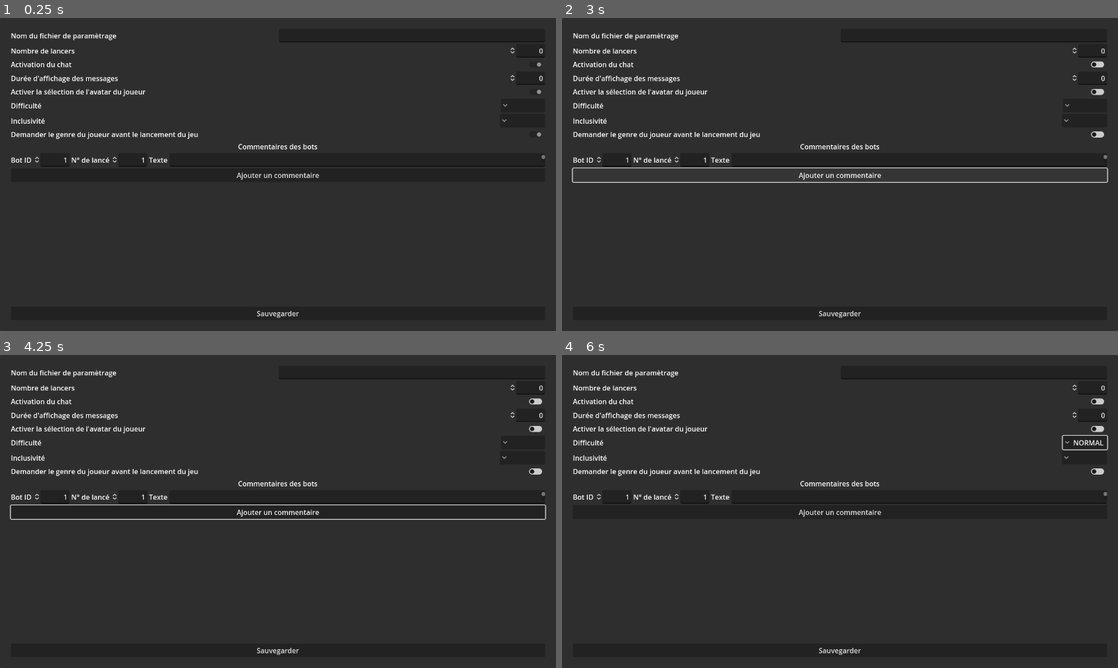
Above: before the commit, frames 1-4 (two rows, left to right).
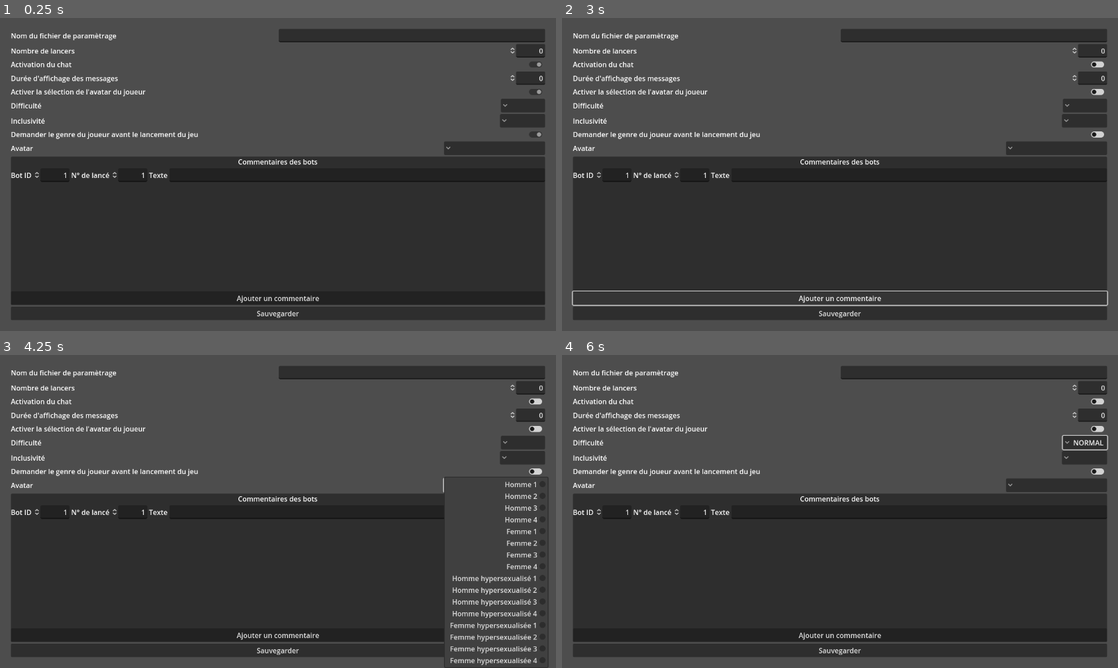
Above: after the commit, the same moments.

Repository: MrSoubi/CyberBall_Configurator
Game: Godot game, scene res://Scenes/application.tscn
The game is run twice, just before and just after one commit, with the same random seed, the same clock (stepped at 60 frames per second) and the same inputs. Before the commit the project starts from res://TestScene.tscn.
Inputs (mouse positions are in pixels of both pictures, inside the frame that each line leads up to):
- Up to frame 1 (0.25 s): no input
- Up to frame 2 (3 s): click (1095, 64) at 0.5 s; click (1095, 93) at 1.25 s; click (1095, 133) at 2 s; click "Ajouter un commentaire" at 2.75 s
- Up to frame 3 (4.25 s): click (494, 486) at 3.52 s
- Up to frame 4 (6 s): click "Sauvegarder" at 4.25 s; click (1084, 442) at 5 s; click (1084, 458) at 5.75 s

The runs differ from the first frame. In frame 1, 46% of the frame differs, in the area x 0-100%, y 0-100%; in frame 2, 47%; in frame 3, 49%; in frame 4, 46%.
Error after the commit: Attempt to call function 'store_string' in base 'null instance' on a null instance. (res://Scripts/file_system.gd:6)

Commit message:
commit

Diff:
--- a/AppManager.gd
+++ /dev/null
@@ -1,3 +0,0 @@
-extends Control
-
-@export var settings: GameSettings
--- /dev/null
+++ b/Data/game_settings.tres
@@ -0,0 +1,17 @@
+[gd_resource type="Resource" script_class="GameSettings" load_steps=3 format=3 uid="uid://dy0dvg3i4ymyh"]
+
+[ext_resource type="Script" path="res://Scripts/Resources/commentary.gd" id="1_qqxgc"]
+[ext_resource type="Script" path="res://Scripts/Resources/game_settings.gd" id="2_1mjqj"]
+
+[resource]
+script = ExtResource("2_1mjqj")
+setting_name = ""
+nb_throws = 0
+is_chat_enabled = false
+default_chat_message_duration = 0.0
+is_avatar_selection_enabled = false
+avatar_selection = 0
+difficulty = 0
+inclusivity = 0
+is_gender_question_enabled = false
+comments = Array[ExtResource("1_qqxgc")]([])
--- a/TestScene.tscn
+++ b/Scenes/UI.tscn
@@ -1,21 +1,10 @@
-[gd_scene load_steps=4 format=3 uid="uid://dq08h82adx2r1"]
-
-[ext_resource type="Script" path="res://AppManager.gd" id="1_ttx1r"]
-[ext_resource type="Script" path="res://game_settings.gd" id="2_unxrg"]
-
-[sub_resource type="Resource" id="Resource_r743m"]
-script = ExtResource("2_unxrg")
-setting_name = ""
-nb_throws = 30
-is_chat_enabled = true
-default_chat_message_duration = 2.0
-is_avatar_selection_enabled = false
-difficulty = 0
-inclusivity = 0
-is_gender_question_enabled = false
-comments = Array[Resource]([])
-
-[node name="Control" type="Control"]
+[gd_scene load_steps=3 format=3 uid="uid://dq08h82adx2r1"]
+
+[ext_resource type="Script" path="res://Scripts/ui.gd" id="1_osdkc"]
+
+[sub_resource type="StyleBoxEmpty" id="StyleBoxEmpty_otrgp"]
+
+[node name="UI" type="Control"]
 layout_mode = 3
 anchors_preset = 15
 anchor_right = 1.0
@@ -24,8 +13,7 @@
 grow_vertical = 2
 size_flags_horizontal = 3
 size_flags_vertical = 3
-script = ExtResource("1_ttx1r")
-settings = SubResource("Resource_r743m")
+script = ExtResource("1_osdkc")
 
 [node name="PanelContainer" type="PanelContainer" parent="."]
 layout_mode = 1
@@ -34,6 +22,7 @@
 anchor_bottom = 1.0
 grow_horizontal = 2
 grow_vertical = 2
+theme_override_styles/panel = SubResource("StyleBoxEmpty_otrgp")
 
 [node name="MarginContainer" type="MarginContainer" parent="PanelContainer"]
 layout_mode = 2
@@ -161,56 +150,124 @@
 layout_direction = 3
 layout_mode = 2
 
-[node name="PanelContainer" type="VBoxContainer" parent="PanelContainer/MarginContainer/VBoxContainer"]
-layout_mode = 2
-size_flags_vertical = 3
-
-[node name="Label" type="Label" parent="PanelContainer/MarginContainer/VBoxContainer/PanelContainer"]
+[node name="Avatar" type="HBoxContainer" parent="PanelContainer/MarginContainer/VBoxContainer/GridContainer"]
+layout_mode = 2
+size_flags_horizontal = 3
+
+[node name="Label" type="Label" parent="PanelContainer/MarginContainer/VBoxContainer/GridContainer/Avatar"]
+layout_mode = 2
+size_flags_horizontal = 3
+text = "Avatar"
+
+[node name="AvatarChoice" type="OptionButton" parent="PanelContainer/MarginContainer/VBoxContainer/GridContainer/Avatar"]
+layout_direction = 3
+layout_mode = 2
+item_count = 16
+popup/item_0/text = "Homme 1"
+popup/item_1/text = "Homme 2"
+popup/item_1/id = 1
+popup/item_2/text = "Homme 3"
+popup/item_2/id = 2
+popup/item_3/text = "Homme 4"
+popup/item_3/id = 3
+popup/item_4/text = "Femme 1"
+popup/item_4/id = 4
+popup/item_5/text = "Femme 2"
+popup/item_5/id = 5
+popup/item_6/text = "Femme 3"
+popup/item_6/id = 6
+popup/item_7/text = "Femme 4"
+popup/item_7/id = 8
+popup/item_8/text = "Homme hypersexualisé 1"
+popup/item_8/id = 9
+popup/item_9/text = "Homme hypersexualisé 2"
+popup/item_9/id = 10
+popup/item_10/text = "Homme hypersexualisé 3"
+popup/item_10/id = 11
+popup/item_11/text = "Homme hypersexualisé 4"
+popup/item_11/id = 12
+popup/item_12/text = "Femme hypersexualisée 1"
+popup/item_12/id = 13
+popup/item_13/text = "Femme hypersexualisée 2"
+popup/item_13/id = 14
+popup/item_14/text = "Femme hypersexualisée 3"
+popup/item_14/id = 15
+popup/item_15/text = "Femme hypersexualisée 4"
+popup/item_15/id = 16
+
+[node name="CommentsContainer" type="PanelContainer" parent="PanelContainer/MarginContainer/VBoxContainer"]
+layout_mode = 2
+size_flags_vertical = 3
+
+[node name="PanelContainer" type="VBoxContainer" parent="PanelContainer/MarginContainer/VBoxContainer/CommentsContainer"]
+layout_mode = 2
+size_flags_vertical = 3
+
+[node name="Label" type="Label" parent="PanelContainer/MarginContainer/VBoxContainer/CommentsContainer/PanelContainer"]
 layout_mode = 2
 text = "Commentaires des bots"
 horizontal_alignment = 1
 
-[node name="Commentary" type="HBoxContainer" parent="PanelContainer/MarginContainer/VBoxContainer/PanelContainer"]
-layout_mode = 2
-size_flags_horizontal = 3
-
-[node name="Label" type="Label" parent="PanelContainer/MarginContainer/VBoxContainer/PanelContainer/Commentary"]
+[node name="ScrollContainer" type="ScrollContainer" parent="PanelContainer/MarginContainer/VBoxContainer/CommentsContainer/PanelContainer"]
+layout_mode = 2
+size_flags_vertical = 3
+
+[node name="VBoxContainer" type="VBoxContainer" parent="PanelContainer/MarginContainer/VBoxContainer/CommentsContainer/PanelContainer/ScrollContainer"]
+layout_mode = 2
+size_flags_horizontal = 3
+size_flags_vertical = 3
+
+[node name="Commentary" type="HBoxContainer" parent="PanelContainer/MarginContainer/VBoxContainer/CommentsContainer/PanelContainer/ScrollContainer/VBoxContainer"]
+layout_mode = 2
+size_flags_horizontal = 3
+
+[node name="Label" type="Label" parent="PanelContainer/MarginContainer/VBoxContainer/CommentsContainer/PanelContainer/ScrollContainer/VBoxContainer/Commentary"]
 layout_mode = 2
 size_flags_horizontal = 0
 text = "Bot ID"
 
-[node name="BotID" type="SpinBox" parent="PanelContainer/MarginContainer/VBoxContainer/PanelContainer/Commentary"]
+[node name="BotID" type="SpinBox" parent="PanelContainer/MarginContainer/VBoxContainer/CommentsContainer/PanelContainer/ScrollContainer/VBoxContainer/Commentary"]
 layout_direction = 3
 layout_mode = 2
 min_value = 1.0
 max_value = 2.0
 value = 1.0
 
-[node name="Label2" type="Label" parent="PanelContainer/MarginContainer/VBoxContainer/PanelContainer/Commentary"]
+[node name="Label2" type="Label" parent="PanelContainer/MarginContainer/VBoxContainer/CommentsContainer/PanelContainer/ScrollContainer/VBoxContainer/Commentary"]
 layout_mode = 2
 size_flags_horizontal = 0
 text = "N° de lancé"
 
-[node name="NdeLance" type="SpinBox" parent="PanelContainer/MarginContainer/VBoxContainer/PanelContainer/Commentary"]
+[node name="NdeLance" type="SpinBox" parent="PanelContainer/MarginContainer/VBoxContainer/CommentsContainer/PanelContainer/ScrollContainer/VBoxContainer/Commentary"]
 layout_direction = 3
 layout_mode = 2
 min_value = 1.0
 max_value = 2.0
 value = 1.0
 
-[node name="Label3" type="Label" parent="PanelContainer/MarginContainer/VBoxContainer/PanelContainer/Commentary"]
+[node name="Label3" type="Label" parent="PanelContainer/MarginContainer/VBoxContainer/CommentsContainer/PanelContainer/ScrollContainer/VBoxContainer/Commentary"]
 layout_mode = 2
 size_flags_horizontal = 0
 text = "Texte"
 
-[node name="TextEdit" type="TextEdit" parent="PanelContainer/MarginContainer/VBoxContainer/PanelContainer/Commentary"]
-layout_mode = 2
-size_flags_horizontal = 3
-
-[node name="Button" type="Button" parent="PanelContainer/MarginContainer/VBoxContainer/PanelContainer"]
+[node name="TextEdit" type="LineEdit" parent="PanelContainer/MarginContainer/VBoxContainer/CommentsContainer/PanelContainer/ScrollContainer/VBoxContainer/Commentary"]
+layout_mode = 2
+size_flags_horizontal = 3
+
+[node name="Button" type="Button" parent="PanelContainer/MarginContainer/VBoxContainer/CommentsContainer/PanelContainer"]
 layout_mode = 2
 text = "Ajouter un commentaire"
 
-[node name="Button" type="Button" parent="PanelContainer/MarginContainer/VBoxContainer"]
+[node name="SaveButton" type="Button" parent="PanelContainer/MarginContainer/VBoxContainer"]
 layout_mode = 2
 text = "Sauvegarder"
+
+[connection signal="value_changed" from="PanelContainer/MarginContainer/VBoxContainer/GridContainer/Throws/NumberOfThrows" to="." method="_on_number_of_throws_value_changed"]
+[connection signal="toggled" from="PanelContainer/MarginContainer/VBoxContainer/GridContainer/ChatActivation/IsChatEnabled" to="." method="_on_is_chat_enabled_toggled"]
+[connection signal="value_changed" from="PanelContainer/MarginContainer/VBoxContainer/GridContainer/MessageDuration/ChatMessageDuration" to="." method="_on_chat_message_duration_value_changed"]
+[connection signal="toggled" from="PanelContainer/MarginContainer/VBoxContainer/GridContainer/AvatarSelection/IsAvatarSelectionEnabled" to="." method="_on_is_avatar_selection_enabled_toggled"]
+[connection signal="item_selected" from="PanelContainer/MarginContainer/VBoxContainer/GridContainer/Difficulty/DifficultyMode" to="." method="_on_difficulty_mode_item_selected"]
+[connection signal="item_selected" from="PanelContainer/MarginContainer/VBoxContainer/GridContainer/Inclusivity/InclusivityMode" to="." method="_on_inclusivity_mode_item_selected"]
+[connection signal="toggled" from="PanelContainer/MarginContainer/VBoxContainer/GridContainer/Gender/IsGenderQuestionEnabled" to="." method="_on_is_gender_question_enabled_toggled"]
+[connection signal="item_selected" from="PanelContainer/MarginContainer/VBoxContainer/GridContainer/Avatar/AvatarChoice" to="." method="_on_avatar_choice_item_selected"]
+[connection signal="pressed" from="PanelContainer/MarginContainer/VBoxContainer/SaveButton" to="." method="_on_save_button_pressed"]
--- /dev/null
+++ b/Scenes/application.tscn
@@ -0,0 +1,14 @@
+[gd_scene load_steps=4 format=3 uid="uid://3cb87w61b0ul"]
+
+[ext_resource type="PackedScene" uid="uid://s5qxuk0o7oyr" path="res://Scenes/file_system.tscn" id="1_s42ny"]
+[ext_resource type="PackedScene" uid="uid://dq08h82adx2r1" path="res://Scenes/UI.tscn" id="2_x3vgm"]
+[ext_resource type="Resource" uid="uid://dy0dvg3i4ymyh" path="res://Data/game_settings.tres" id="4_io0om"]
+
+[node name="Application" type="Node"]
+
+[node name="FileSystem" parent="." instance=ExtResource("1_s42ny")]
+
+[node name="UI" parent="." instance=ExtResource("2_x3vgm")]
+settings = ExtResource("4_io0om")
+
+[connection signal="save_config" from="UI" to="FileSystem" method="_on_ui_save_config"]
--- /dev/null
+++ b/Scenes/file_system.tscn
@@ -0,0 +1,6 @@
+[gd_scene load_steps=2 format=3 uid="uid://s5qxuk0o7oyr"]
+
+[ext_resource type="Script" path="res://Scripts/file_system.gd" id="1_682vy"]
+
+[node name="FileSystem" type="Node"]
+script = ExtResource("1_682vy")
--- /dev/null
+++ b/Scripts/Resources/commentary.gd
@@ -0,0 +1,24 @@
+class_name Commentary extends Resource
+
+@export var bot_id: int
+@export var throw_id: int
+@export var text: String
+
+func get_json() -> String :
+	var result = "{"
+
+	result += "\"bot_id\": "
+	result += str(bot_id)
+	result += ","
+
+	result += "\"throw_id\": "
+	result += str(throw_id)
+	result += ","
+
+	result += "\"text\": \""
+	result += text
+	result += "\""
+
+	result += "}"
+
+	return result
--- /dev/null
+++ b/Scripts/Resources/game_settings.gd
@@ -0,0 +1,60 @@
+class_name GameSettings
+extends Resource
+
+enum difficulty_mode {NORMAL, HARD}
+enum inclusivity_mode {INCLUSIF, EXCLUSIF}
+enum avatar {
+	HOMME1,
+	HOMME2,
+	HOMME3,
+	HOMME4,
+	FEMME1,
+	FEMME2,
+	FEMME3,
+	FEMME4,
+	HOMMEHYPERSEXUALISE1,
+	HOMMEHYPERSEXUALISE2,
+	HOMMEHYPERSEXUALISE3,
+	HOMMEHYPERSEXUALISE4,
+	FEMMEHYPERSEXUALISE1,
+	FEMMEHYPERSEXUALISE2,
+	FEMMEHYPERSEXUALISE3,
+	FEMMEHYPERSEXUALISE4
+}
+
+@export var setting_name: String
+@export var nb_throws: int
+@export var is_chat_enabled: bool
+@export var default_chat_message_duration: float
+@export var is_avatar_selection_enabled: bool
+@export var avatar_selection: avatar
+@export var difficulty: difficulty_mode
+@export var inclusivity: inclusivity_mode
+@export var is_gender_question_enabled: bool
+
+@export var comments: Array[Commentary]
+
+func get_JSON() -> String:
+	var result := "{"
+
+	result += "\"nb_throws\": " + str(nb_throws) + ","
+	result += "\"is_chat_enabled\": " + str(is_chat_enabled) + ","
+	result += "\"default_chat_message_duration\": " + str(default_chat_message_duration) + ","
+	result += "\"is_avatar_selection_enabled\": " + str(is_avatar_selection_enabled) + ","
+	result += "\"avatar_selection\": " + str(avatar_selection) + ","
+	result += "\"difficulty\": " + str(difficulty) + ","
+	result += "\"inclusivity\": " + str(inclusivity) + ","
+	result += "\"is_gender_question_enabled\": " + str(is_gender_question_enabled) + ","
+
+	result += "\"comments\": ["
+
+	for c in comments:
+		result += c.get_json() + ","
+
+	result = result.erase(result.length()-1)
+
+	result += "]"
+
+	result += "}"
+
+	return result
--- /dev/null
+++ b/Scripts/application_manager.gd
@@ -0,0 +1 @@
+extends Control
--- /dev/null
+++ b/Scripts/file_system.gd
@@ -0,0 +1,11 @@
+extends Node
+
+func save_to_file(content: String, file_name: String):
+	var path = OS.get_executable_path()
+	var file = FileAccess.open(path + "/" + file_name + ".json", FileAccess.WRITE)
+	file.store_string(content)
+	file = null
+
+
+func _on_ui_save_config(content: String, file_name: String) -> void:
+	save_to_file(content, file_name)
--- /dev/null
+++ b/Scripts/ui.gd
@@ -0,0 +1,32 @@
+extends Control
+
+@export var settings: GameSettings = load("res://Data/game_settings.tres")
+
+signal save_config(content: String, file_name: String)
+
+func _on_save_button_pressed() -> void:
+	save_config.emit(settings.get_JSON(), settings.setting_name)
+
+func _on_number_of_throws_value_changed(value: float) -> void:
+	settings.nb_throws = value
+
+func _on_is_chat_enabled_toggled(toggled_on: bool) -> void:
+	settings.is_chat_enabled = toggled_on
+
+func _on_chat_message_duration_value_changed(value: float) -> void:
+	settings.default_chat_message_duration = value
+
+func _on_is_avatar_selection_enabled_toggled(toggled_on: bool) -> void:
+	settings.is_avatar_selection_enabled = toggled_on
+
+func _on_difficulty_mode_item_selected(index: int) -> void:
+	settings.difficulty = index
+
+func _on_inclusivity_mode_item_selected(index: int) -> void:
+	settings.inclusivity = index
+
+func _on_is_gender_question_enabled_toggled(toggled_on: bool) -> void:
+	settings.is_gender_question_enabled = toggled_on
+
+func _on_avatar_choice_item_selected(index: int) -> void:
+	settings.avatar_selection = index
--- a/commentary.gd
+++ /dev/null
@@ -1,5 +0,0 @@
-class_name Commentary extends Resource
-
-@export var bot_id: int
-@export var throw_id: int
-@export var text: String
--- a/game_settings.gd
+++ /dev/null
@@ -1,16 +0,0 @@
-class_name GameSettings
-extends Resource
-
-enum difficulty_mode {NORMAL, HARD}
-enum inclusivity_mode {INCLUSIF, EXCLUSIF}
-
-@export var setting_name: String
-@export var nb_throws: int
-@export var is_chat_enabled: bool
-@export var default_chat_message_duration: float
-@export var is_avatar_selection_enabled: bool
-@export var difficulty: difficulty_mode
-@export var inclusivity: inclusivity_mode
-@export var is_gender_question_enabled: bool
-
-@export var comments: Array[Resource]
--- a/project.godot
+++ b/project.godot
@@ -11,7 +11,7 @@
 [application]
 
 config/name="CyberBall_Configuration"
-run/main_scene="res://TestScene.tscn"
+run/main_scene="res://Scenes/application.tscn"
 config/features=PackedStringArray("4.3", "Forward Plus")
 config/icon="res://icon.svg"
 
